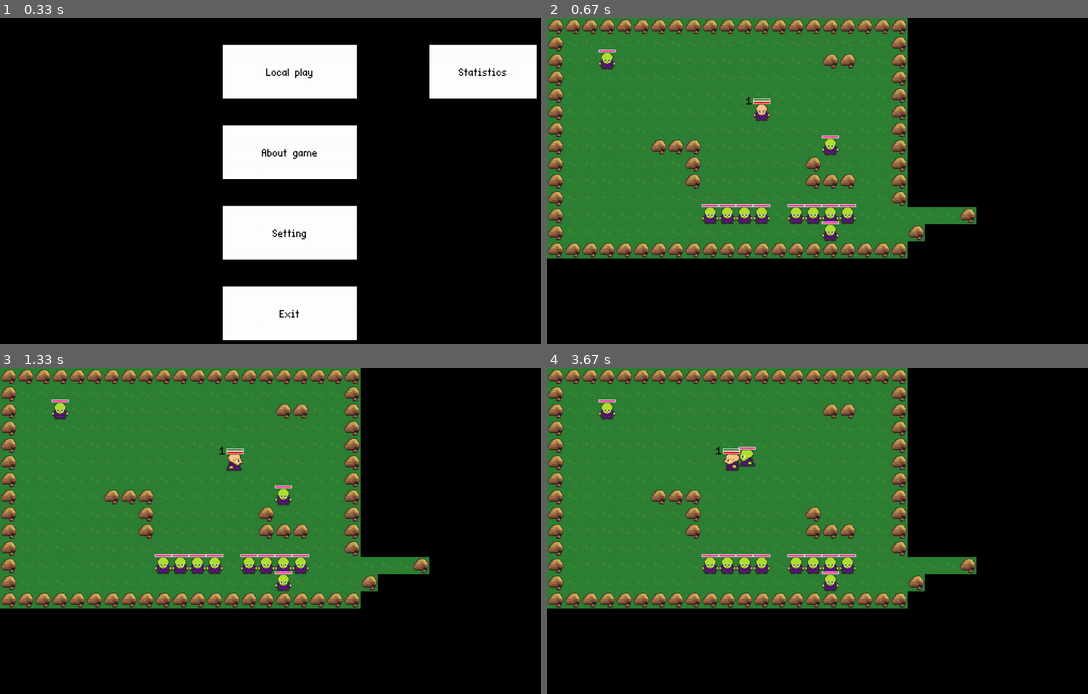
Above: before the commit, frames 1-4 (two rows, left to right).
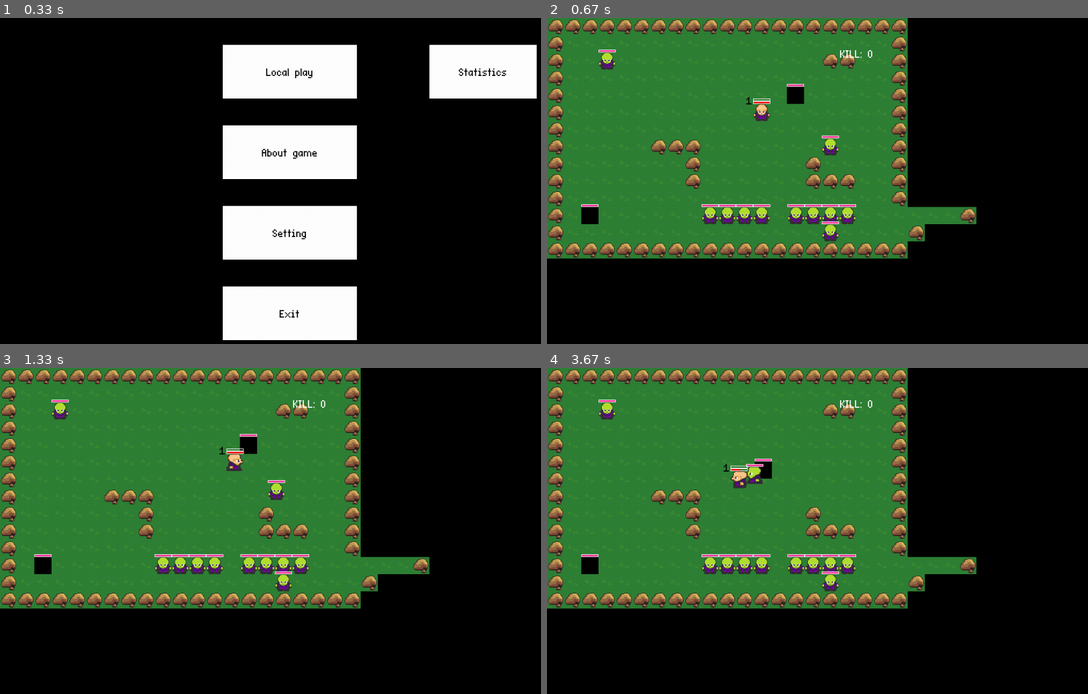
Above: after the commit, the same moments.

Repository: KrllF/PygameRPG
Game: pygame game, started from main.py
Same seed, same stepped clock (60 frames per second), same inputs: the game is played once before the commit and once after it.
Inputs (mouse positions are in pixels of both pictures, inside the frame that each line leads up to):
- Up to frame 1 (0.33 s): no input
- Up to frame 2 (0.67 s): click (839, 70) at 0.38 s
- Up to frame 3 (1.33 s): tap J at 0.67 s; hold D from 1 s (still down)
- Up to frame 4 (3.67 s): release D at 1.47 s; hold W 1.5-1.8 s; hold A 2.33-2.87 s; hold S 2.9-3.2 s; hold A 3.23-3.63 s

Frame 1 is identical in both runs. In frame 2, 0.5% of the frame differs, in the area x 6-61%, y 9-64%; in frame 3, 0.7%; in frame 4, 1.1%.

Commit message:
data_base(play_time)+boss+game_over

Diff:
--- a/UI.py
+++ b/UI.py
@@ -7,8 +7,11 @@
 class User_Interface:
     def __init__(self, player):
         self.player = player
+        self.time_now = 0
 
-        self.font = pygame.font.Font(FONT, FONT_SIZE)
+        self.font = pygame.font.Font('fonts/EightBits.ttf', FONT_SIZE)
+        self.last_characteristic = None
+        self.upgrade_bool = True
         # bars
         self.exp_bar_back = pygame.Rect(15, 650, BAR_W + 150, BAR_H - 4)
 
@@ -30,13 +33,18 @@
         # exp
 
         pygame.draw.rect(self.player.game.screen, 'yellow',
-                         (self.player.rect.topleft[0], self.player.rect.topleft[1] - 10, self.player.exp // 2 / (self.player.characteristics['health'] / self.player.health_bar_length), 5))
+                         (self.player.rect.topleft[0], self.player.rect.topleft[1] - 10, self.player.exp // 2 / (
+                                 self.player.characteristics['health'] / self.player.health_bar_length), 5))
 
         pygame.draw.rect(self.player.game.screen, (255, 255, 255),
                          (self.player.rect.topleft[0], self.player.rect.topleft[1] - 10,
                           self.player.characteristics['health'] / (
-                                      self.player.characteristics['health'] / self.player.health_bar_length),
+                                  self.player.characteristics['health'] / self.player.health_bar_length),
                           5), True)
+
+    def draw_kill_for_session(self):
+        self.player.game.screen.blit(self.font.render("KILL: " + str(self.player.kill_for_session), True, 'WHITE'),
+                                     (546, 50))
 
     def create_buttons_upgrade(self):
         for i in range(3):
@@ -52,10 +60,15 @@
                 button.click = True
                 break
 
+    def timer_upgrade(self):
+        pass
+
     def upgrade_characteristic(self, characteristic_name):
-        if self.player.leveling_points > 0:
-            self.player.leveling_points -= 1
-            self.player.characteristics[characteristic_name] *= 1.10
+            if self.player.leveling_points > 0:
+                self.player.leveling_points -= 1
+                self.player.characteristics[characteristic_name] *= 1.10
+                self.player.characteristics_level[characteristic_name] += 1
+
 
     def draw_upgrade_menu(self):
         for button in self.buttons_upgrade:
@@ -75,21 +88,26 @@
         pygame.draw.rect(self.player.game.screen, (64, 64, 64), self.health_image_rect)
         pygame.draw.rect(self.player.game.screen, '#AE6524', self.health_image_rect, 4)
         self.player.game.screen.blit(self.health_image1, self.health_image_rect)
-
+        self.player.game.screen.blit(self.font.render(str(self.player.characteristics_level['health']), True, 'BLACK'),
+                                     (346, self.health_image_rect.y + self.health_image_rect.height + 45))
         # melee_attack
         pygame.draw.rect(self.player.game.screen, (64, 64, 64), self.speed_image_rect)
         pygame.draw.rect(self.player.game.screen, '#AE6524', self.speed_image_rect, 4)
         self.player.game.screen.blit(self.speed_image, self.speed_image_rect)
+        self.player.game.screen.blit(self.font.render(str(self.player.characteristics_level['speed']), True, 'BLACK'),
+                                     (546, self.health_image_rect.y + self.health_image_rect.height + 45))
 
         pygame.draw.rect(self.player.game.screen, (64, 64, 64), self.damage_image_rect)
         pygame.draw.rect(self.player.game.screen, '#AE6524', self.damage_image_rect, 4)
         self.player.game.screen.blit(self.damage_image, self.damage_image_rect)
+        self.player.game.screen.blit(self.font.render(str(self.player.characteristics_level['damage']), True, 'BLACK'),
+                                     (746, self.health_image_rect.y + self.health_image_rect.height + 45))
 
         self.buttons_upgrade.update()
 
     def draw_ui(self):
         self.draw_bars_of_characteristics()
-
+        self.draw_kill_for_session()
 
 class Button_and_name(pygame.sprite.Sprite):
     def __init__(self, pos, characteristic_name):
@@ -99,7 +117,7 @@
         self.rect = self.image.get_rect(topleft=pos)
         self.characteristic_name = characteristic_name
         self.text_bg_rect = pygame.Rect(self.rect.left, self.rect.y - 300, self.rect.width, 50)
-        self.font = pygame.font.Font(FONT, FONT_SIZE)
+        self.font = pygame.font.Font('fonts/EightBits.ttf', FONT_SIZE)
         self.name_text = self.font.render(self.characteristic_name, False, (255, 0, 0))
         self.text_rect = self.name_text.get_rect(center=(self.rect.centerx, self.rect.y - 280))
         self.click = False
--- a/config.py
+++ b/config.py
@@ -28,12 +28,20 @@
 
 start_exp_player = 200
 
+blindtime = 500
+
 #enemyis settings
 robber_hp = 50
 robber_xp = 1
-robber_damage = 1
+robber_damage = 20
+
+robber_boss_hp = 300
+robber_boss_xp = 1
+robber_boss_damage = 35
+robber_boss_speed = 1
 
 enemy_weapon_cooldown = 1500
+blindtime_robber = 600
 
 #Layer
 GROUND_LAYER = 1
@@ -52,14 +60,14 @@
     'B...................B',
     'B..R............BB..B',
     'B...................B',
-    'B...................B',
+    'B.............b.....B',
     'B...........P.......B',
     'B...................B',
     'B.....BBB.......R...B',
     'B.......B......B....B',
     'B.......B......BBB..B',
     'B...................B',
-    'B........RRRR.RRRR......B',
+    'B.b......RRRR.RRRR......B',
     'B...............R....B',
     'BBBBBBBBBBBBBBBBBBBBB',
 ]
--- a/database.py
+++ b/database.py
@@ -29,6 +29,7 @@
     db.close()
 
 
+# kill
 def update_kills(player_id):
     db = sqlite3.connect("statistics.db")
     cursor = db.cursor()
@@ -37,6 +38,7 @@
     db.commit()
 
     db.close()
+
 
 def reset_kills(player_id):
     db = sqlite3.connect("statistics.db")
@@ -61,3 +63,47 @@
         return kills[0]
     else:
         return 0
+
+
+# time
+
+def update_play_time(player_id, new_play_time):
+    db = sqlite3.connect("statistics.db")
+    cursor = db.cursor()
+
+    cursor.execute("SELECT * FROM users WHERE player_id=?", (player_id,))
+    player_data = cursor.fetchone()
+
+    if player_data:
+        current_play_time = player_data[2]  # Индекс 2 соответствует столбцу play_time
+        new_total_play_time = current_play_time + new_play_time
+
+        cursor.execute("UPDATE users SET play_time=? WHERE player_id=?", (new_total_play_time, player_id))
+        db.commit()
+
+    db.close()
+
+
+def reset_play_time(player_id):
+    db = sqlite3.connect("statistics.db")
+    cursor = db.cursor()
+
+    cursor.execute("UPDATE users SET play_time=0 WHERE player_id=?", (player_id,))
+    db.commit()
+
+    db.close()
+
+
+def get_play_time(player_id):
+    db = sqlite3.connect("statistics.db")
+    cursor = db.cursor()
+
+    cursor.execute("SELECT play_time FROM users WHERE player_id=?", (player_id,))
+    play_time = cursor.fetchone()
+
+    db.close()
+
+    if play_time:
+        return play_time[0]
+    else:
+        return 0
--- a/enemy.py
+++ b/enemy.py
@@ -13,12 +13,11 @@
 
         self.loop = 1
         self.cooldown_check = False
-        #hp
+        # hp
         self.maximum_hp = robber_hp
         self.current_hp = robber_hp
         self.health_bar_length = 32
         self.health_ratio = self.maximum_hp / self.health_bar_length
-
 
         self.groups = self.game.all_sprites, self.game.enemies
         pygame.sprite.Sprite.__init__(self, self.groups)
@@ -128,7 +127,7 @@
             return False
 
     def robber_movements(self):
-        if pygame.time.get_ticks() - self.blinding_time > 1500:
+        if pygame.time.get_ticks() - self.blinding_time > blindtime_robber:
             self.blinding_time = False
             self.cooldown_check = False
             for player in self.game.players:
@@ -190,3 +189,189 @@
         self.robber_death()
         self.robber_movements()
         self.robber_animation()
+
+
+class Robber_boss(pygame.sprite.Sprite):
+    def __init__(self, game, pos):
+        self.game = game
+        self.game = game
+        self._layer = ENEMY_LAYER
+
+        self.loop = 1
+        self.cooldown_check = False
+        # hp
+        self.maximum_hp = robber_boss_hp
+        self.current_hp = robber_boss_hp
+        self.health_bar_length = 32
+        self.health_ratio = self.maximum_hp / self.health_bar_length
+
+        self.groups = self.game.all_sprites, self.game.enemies
+        pygame.sprite.Sprite.__init__(self, self.groups)
+
+        self.x = pos[0] * TILESIZE
+        self.y = pos[1] * TILESIZE
+        self.width = TILESIZE
+        self.height = TILESIZE
+
+        self.image = pygame.Surface((32, 32))
+        self.rect = self.image.get_rect()
+        self.rect.x = self.x
+        self.rect.y = self.y
+
+        self.enemy_blinding = False
+        self.blinding_time = -10000
+
+        self.attack = pygame.sprite.LayeredUpdates()
+        self.can_attack = False
+        self.damage = 35
+        self.attack_time = 0
+
+        self.direction = [0, 0]
+        self.view = [0, 0]
+        self.direction_vector = [0, 0]
+
+        self.speed = robber_boss_speed
+
+    def robber_boss_animation(self):
+        down_animations = [self.game.enemy_spritesheet.get_sprite((3, 2), self.width, self.height),
+                           self.game.enemy_spritesheet.get_sprite((35, 2), self.width, self.height),
+                           self.game.enemy_spritesheet.get_sprite((68, 2), self.width, self.height)]
+
+        up_animations = [self.game.enemy_spritesheet.get_sprite((3, 34), self.width, self.height),
+                         self.game.enemy_spritesheet.get_sprite((35, 34), self.width, self.height),
+                         self.game.enemy_spritesheet.get_sprite((68, 34), self.width, self.height)]
+
+        left_animations = [self.game.enemy_spritesheet.get_sprite((3, 98), self.width, self.height),
+                           self.game.enemy_spritesheet.get_sprite((35, 98), self.width, self.height),
+                           self.game.enemy_spritesheet.get_sprite((68, 98), self.width, self.height)]
+
+        right_animations = [self.game.enemy_spritesheet.get_sprite((3, 66), self.width, self.height),
+                            self.game.enemy_spritesheet.get_sprite((35, 66), self.width, self.height),
+                            self.game.enemy_spritesheet.get_sprite((68, 66), self.width, self.height)]
+
+        if self.view[0] == 0 and self.view[1] == 0:
+            self.image = self.game.enemy_spritesheet.get_sprite((3, 2), self.width, self.height)
+
+        if self.view[0] == 0 and self.view[1] == 1:
+            self.image = down_animations[0]
+            while self.loop < 3:
+                self.image = down_animations[math.floor(self.loop)]
+                self.loop += 0.1
+            self.loop = 1
+
+        if self.view[0] == 0 and self.view[1] == -1:
+            self.image = up_animations[0]
+            while self.loop < 3:
+                self.image = up_animations[math.floor(self.loop)]
+                self.loop += 0.1
+            self.loop = 1
+
+        if self.view[0] == 1 and self.view[1] == 0:
+            self.image = right_animations[0]
+            while self.loop < 3:
+                self.image = right_animations[math.floor(self.loop)]
+                self.loop += 0.1
+            self.loop = 1
+
+        if self.view[0] == -1 and self.view[1] == 0:
+            self.image = left_animations[0]
+            while self.loop < 3:
+                self.image = left_animations[math.floor(self.loop)]
+                self.loop += 0.1
+            self.loop = 1
+
+        if self.view[0] == 0 and self.view[1] == 1 and (
+                self.direction_vector[0] == 0 and self.direction_vector[1] == 0):
+            self.image = self.game.enemy_spritesheet.get_sprite((3, 2), self.width, self.height)
+
+        if self.view[0] == 0 and self.view[1] == -1 and (
+                self.direction_vector[0] == 0 and self.direction_vector[1] == 0):
+            self.image = up_animations[0]
+
+        if self.view[0] == 1 and self.view[1] == 0 and (
+                self.direction_vector[0] == 0 and self.direction_vector[1] == 0):
+            self.image = right_animations[0]
+
+        if self.view[0] == -1 and self.view[1] == 0 and (
+                self.direction_vector[0] == 0 and self.direction_vector[1] == 0):
+            self.image = left_animations[0]
+
+    def field_of_vision(self, player):
+        distance = math.sqrt(
+            (player.rect.centerx - self.rect.centerx) ** 2 + (player.rect.centery - self.rect.centery) ** 2)
+        if distance < 5 * TILESIZE:
+            return True
+        else:
+            return False
+
+    def attack_boss_checker(self):
+        if pygame.time.get_ticks() - self.attack_time > enemy_weapon_cooldown:
+            self.can_attack = True
+            return True
+        else:
+            self.can_attack = False
+            return False
+
+    def robber_boss_movements(self):
+        if pygame.time.get_ticks() - self.blinding_time > 1500:
+            self.blinding_time = False
+            self.cooldown_check = False
+            for player in self.game.players:
+                dist = math.sqrt(
+                    (player.rect.centerx - self.rect.centerx) ** 2 + (player.rect.centery - self.rect.centery) ** 2)
+                if self.field_of_vision(player):
+                    self.direction_vector = [player.rect.centerx - self.rect.centerx,
+                                             player.rect.centery - self.rect.centery]
+                else:
+                    self.direction_vector = [0, 0]
+
+                length = math.sqrt(self.direction_vector[0] ** 2 + self.direction_vector[1] ** 2)
+                if length != 0:
+                    self.direction_vector[0] /= length
+                    self.direction_vector[1] /= length
+                    self.view[0] = round(self.direction_vector[0])
+                    self.view[1] = round(self.direction_vector[1])
+                    self.direction_vector[0] = round(self.direction_vector[0], 1)
+                    self.direction_vector[1] = round(self.direction_vector[1], 1)
+                if dist > TILESIZE:
+                    self.rect.centerx += self.direction_vector[0] * self.speed
+                    self.rect.centery += self.direction_vector[1] * self.speed
+                else:
+                    if self.attack_boss_checker():
+                        self.attack_time = pygame.time.get_ticks()
+                        Weapon_for_enemyis(self.game, self, (self.x, self.y))
+
+        else:
+            self.view = [0, 0]
+            self.cooldown_check = True
+            self.direction_vector = [0, 0]
+
+    def robber_boss_collide(self):
+        hits = pygame.sprite.spritecollide(self, self.game.enemies, False)
+        for collided_sprite in hits:
+            if collided_sprite == self:
+                hits.remove(collided_sprite)
+
+        if not hits:
+            self.oldX = self.rect.centerx
+            self.oldY = self.rect.centery
+        if hits:
+            self.rect.centerx = self.oldX
+            self.rect.centery = self.oldY
+
+    def robber_boss_death(self):
+        if self.current_hp <= 0:
+            self.kill()
+
+    def health_bar(self):
+        pygame.draw.rect(self.game.screen, (255, 51, 153),
+                         (self.rect.topleft[0], self.rect.topleft[1] - 5, self.current_hp / self.health_ratio, 5))
+        pygame.draw.rect(self.game.screen, (255, 255, 255),
+                         (self.rect.topleft[0], self.rect.topleft[1] - 5, self.maximum_hp / self.health_ratio, 5), True)
+
+    def update(self):
+        self.health_bar()
+
+        self.robber_boss_death()
+        self.robber_boss_movements()
+#       self.robber_animation()
--- a/main.py
+++ b/main.py
@@ -19,6 +19,7 @@
 class SGAME:
     def __init__(self):
         pygame.init()
+        self.game_over_bool = False
 
         self.screen = pygame.display.set_mode(SIZE)
         self.clock = pygame.time.Clock()
@@ -39,6 +40,8 @@
                     BLOCK(self, (j, i))
                 if column == "R":
                     robber(self, (j, i))
+                if column == "b":
+                    Robber_boss(self, (j, i))
                 if column == "P":
                     Player(self, (j, i))
 
@@ -66,15 +69,53 @@
         self.all_sprites.draw(self.screen)
         self.clock.tick(FPS)
 
+    def check_main(self):
+        if self.players.empty():
+            self.running = False
+
     def main(self):
         while self.running:
             self.events()
             self.update()
             self.draw()
+            if self.game_over_bool:
+                self.running = False
         self.running = False
 
     def game_over(self):
-        pass
+        restart_buttom = Menu_button((415, 300), 250, 100, BLACK, WHITE, 'Restart', 32, 2)
+        menu_buttom = Menu_button((490, 500), 100, 50, BLACK, WHITE, 'Menu', 32, 2)
+        game_over_bool = True
+        for sprite in self.all_sprites:
+            sprite.kill()
+        while game_over_bool:
+            events = pygame.event.get()
+            mouse_pos = pygame.mouse.get_pos()
+            for event in events:
+                if event.type == pygame.QUIT:
+                    pygame.quit()
+                    sys.exit()
+
+            if restart_buttom.is_pressed(mouse_pos, events):
+                game_over_bool = False
+                self.__init__()
+                self.new_game()
+                while self.running:
+                    self.main()
+                    self.game_over()
+
+
+            if menu_buttom.is_pressed(mouse_pos, events):
+                game_over_bool = False
+                self.__init__()
+                self.menu()
+
+            self.screen.fill(BLACK)
+            self.screen.blit(restart_buttom.image, restart_buttom.rect)
+            self.screen.blit(menu_buttom.image, menu_buttom.rect)
+
+            self.clock.tick(60)
+            pygame.display.update()
 
     def menu(self):
         local_game = Menu_button((415, 50), 250, 100, BLACK, WHITE, 'Local play', 32, 2)
@@ -84,10 +125,12 @@
         back = Menu_button((415, 500), 250, 100, BLACK, WHITE, 'Back', 32, 2)
         statistics_game = Menu_button((800, 50), 200, 100, BLACK, WHITE, 'Statistics', 32, 2)
         reset_kills_game = Menu_button((800, 130), 100, 50, BLACK, WHITE, 'Reset kills', 32, 2)
+        reset_play_time_game = Menu_button((800, 230), 100, 50, BLACK, WHITE, 'Reset time', 32, 2)
         intro = True
         about_game_bool = False
         setting_bool = False
         statistics_bool = False
+
         while intro:
             events = pygame.event.get()
             for event in events:
@@ -97,8 +140,10 @@
 
             mouse_pos = pygame.mouse.get_pos()
 
-            if reset_kills_game.is_pressed(mouse_pos,events):
+            if reset_kills_game.is_pressed(mouse_pos, events):
                 reset_kills(1)
+            if reset_play_time_game.is_pressed(mouse_pos, events):
+                reset_play_time(1)
 
             if about_game_bool or setting_bool or statistics_bool:
                 if back.is_pressed(mouse_pos, events):
@@ -108,10 +153,14 @@
             else:
                 if local_game.is_pressed(mouse_pos, events):
                     intro = False
+                    self.new_game()
+
+                    while self.running:
+                        self.main()
+                        self.game_over()
 
                 if statistics_game.is_pressed(mouse_pos, events):
                     statistics_bool = True
-
 
                 if about_game.is_pressed(mouse_pos, events):
                     about_game_bool = True
@@ -136,10 +185,14 @@
             elif statistics_bool:
                 self.screen.blit(back.image, back.rect)
                 self.screen.blit(reset_kills_game.image, reset_kills_game.rect)
+                self.screen.blit(reset_play_time_game.image, reset_play_time_game.rect)
                 self.screen.blit(self.font1.render("STATISTICS", True, 'WHITE'), (440, 50))
                 self.screen.blit(self.font.render("KILLS:", True, 'WHITE'), (100, 150))
-                self.screen.blit(self.font.render(str(get_kills(1)), True, 'White'), (170, 150))
-                self.screen.blit(self.font.render("PLAY TIME:", True, "White"), (100, 250))
+                self.screen.blit(self.font.render(str(get_kills(1)), True, 'WHITE'), (170, 150))
+
+                self.screen.blit(self.font.render("PLAY TIME:", True, 'WHITE'), (100, 250))
+                self.screen.blit(self.font.render(str(get_play_time(1)) + ' sec', True, 'WHITE'), (250, 250))
+
 
 
 
@@ -156,11 +209,6 @@
 
 game = SGAME()
 game.menu()
-game.new_game()
-
-while game.running:
-    game.main()
-    game.game_over()
 
 pygame.quit()
 sys.exit()
--- a/player.py
+++ b/player.py
@@ -4,7 +4,7 @@
 from config import *
 from weapon import Weapon_for_players
 from UI import User_Interface
-
+from database import *
 
 class Player(pygame.sprite.Sprite):
     def __init__(self, game, pos):
@@ -51,17 +51,26 @@
         self.stamina = 1001
         self.damage = start_damage_player
 
+        self.health_level = 1
+        self.speed_level = 1
+        self.damage_level = 1
+
         self.characteristics = {'health': self.health, 'speed': self.speed, 'damage': self.damage,
                                 'exp': self.exp}
+        self.characteristics_level = {'health': self.health_level, 'speed': self.speed_level,
+                                      'damage': self.damage_level}
 
         self.upgrade_menu_open = False
         self.ui = User_Interface(self)
+
+        self.kill_for_session = 0
+        self.life_time = 0
 
     def input(self):
         keys = pygame.key.get_pressed()
         mouse_pressed = pygame.mouse.get_pressed()
 
-        if pygame.time.get_ticks() - self.blinding_time > 1000:
+        if pygame.time.get_ticks() - self.blinding_time > blindtime:
             self.player_blinding = False
             if keys[pygame.K_w]:
                 self.direction[1] = -1
@@ -189,6 +198,9 @@
 
     def player_death(self):
         if self.current_hp <= 0:
+            self.life_time = pygame.time.get_ticks() // 1000
+            update_play_time(1, self.life_time)
+            self.game.game_over_bool = True
             self.kill()
 
     def update_level(self):
@@ -213,14 +225,12 @@
             self.current_hp = self.characteristics['health']
 
     def draw_level(self):
-        level_text = self.game.font.render(str(self.level), False,1 )
-        self.game.screen.blit(level_text,(self.rect.topleft[0] - 13, self.rect.topleft[1] - 23))
+        level_text = self.game.font.render(str(self.level), False, 1)
+        self.game.screen.blit(level_text, (self.rect.topleft[0] - 13, self.rect.topleft[1] - 23))
 
     def update(self):
         self.draw_level()
-        print(self.characteristics['speed'])
         self.regeneration()
-        print(self.leveling_points)
         self.update_level()
         self.ui.draw_ui()
         self.health_bar()
--- a/weapon.py
+++ b/weapon.py
@@ -13,7 +13,7 @@
         pygame.sprite.Sprite.__init__(self, self.groups)
         self.x = pos[0]
         self.y = pos[1]
-        self.image = pygame.Surface((20, 20))
+        self.image = pygame.Surface((30, 30))
         self.rect = self.image.get_rect(center=player.rect.center)
 
     def direction(self):
@@ -78,14 +78,19 @@
     def collide_with_enemy(self):
         hits = pygame.sprite.spritecollide(self, self.game.enemies, False)
         for enemy in hits:
-            if enemy.current_hp - self.player.damage <= 0:
-                self.player.exp += 50
-                update_kills(1)
-
-
+            if type(enemy).__name__ == "robber":
+                if enemy.current_hp - self.player.damage <= 0:
+                    self.player.exp += 50
+                    self.player.kill_for_session += 1
+                    update_kills(1)
+            if type(enemy).__name__ == "Robber_boss":
+                if enemy.current_hp - self.player.damage <= 0:
+                    self.player.exp += 200
+                    self.player.kill_for_session += 1
+                    update_kills(1)
             enemy.enemy_blinding = True
             enemy.blinding_time = pygame.time.get_ticks()
-            enemy.current_hp -= self.player.damage
+            enemy.current_hp -= self.player.characteristics['damage']
 
     def update(self):
         self.direction()
@@ -104,7 +109,7 @@
 
         self.x = pos[0]
         self.y = pos[1]
-        self.image = pygame.Surface((20, 20))
+        self.image = pygame.Surface((40, 40))
         self.rect = self.image.get_rect(center=self.robber.rect.center)
 
     def direction(self):
